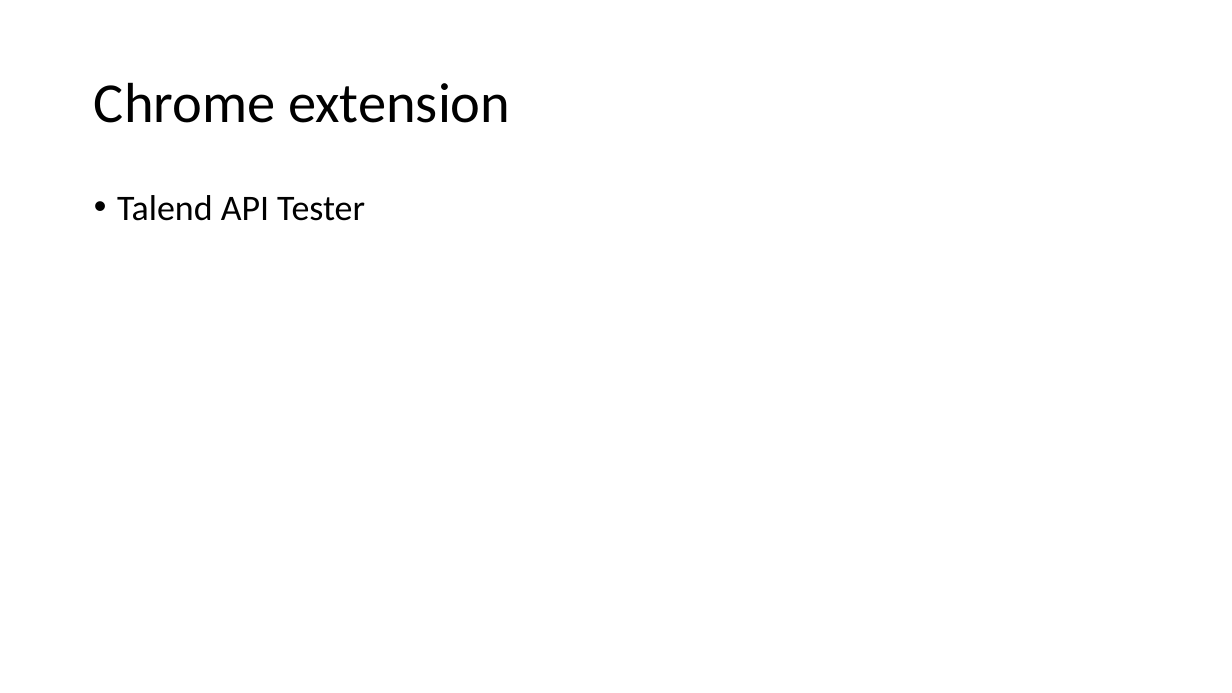
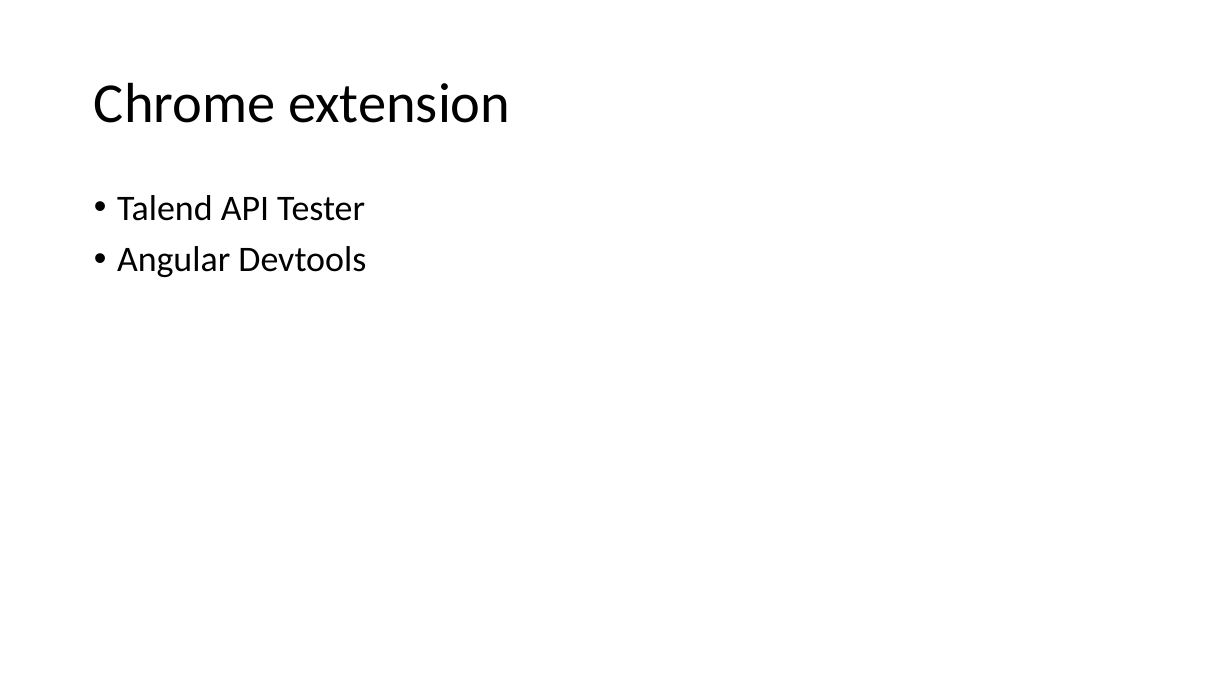
Before and after one commit to jlg-formation/agucv1-mai-2022, a slide deck: slide 11 of notes.pptx. Drawn at 1232x693 pixels with LibreOffice and Linux fonts; fonts in the diff are those of the drawing. Boxes give left, top, right and bottom in pixels: in the first picture for what was removed or moved away, otherwise in the second. Text is boxed around its words. In the diff, an @@ line names an element or a change of style, - is before the commit and + after.

```diff
--- a/notes.pptx
+++ b/notes.pptx
@@ text at <box>117,246,366,277</box>: paragraph added @@
+• Angular Devtools
```
Also in this commit, not shown: 3 other slides changed, 7 slides added.
